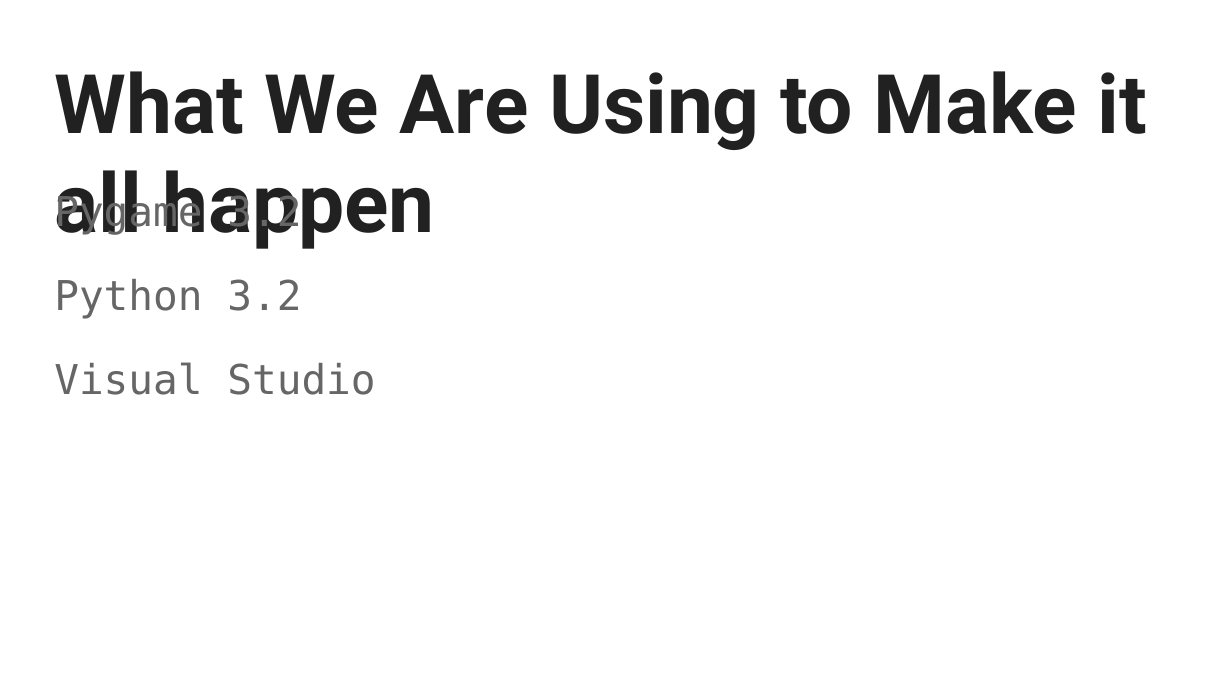
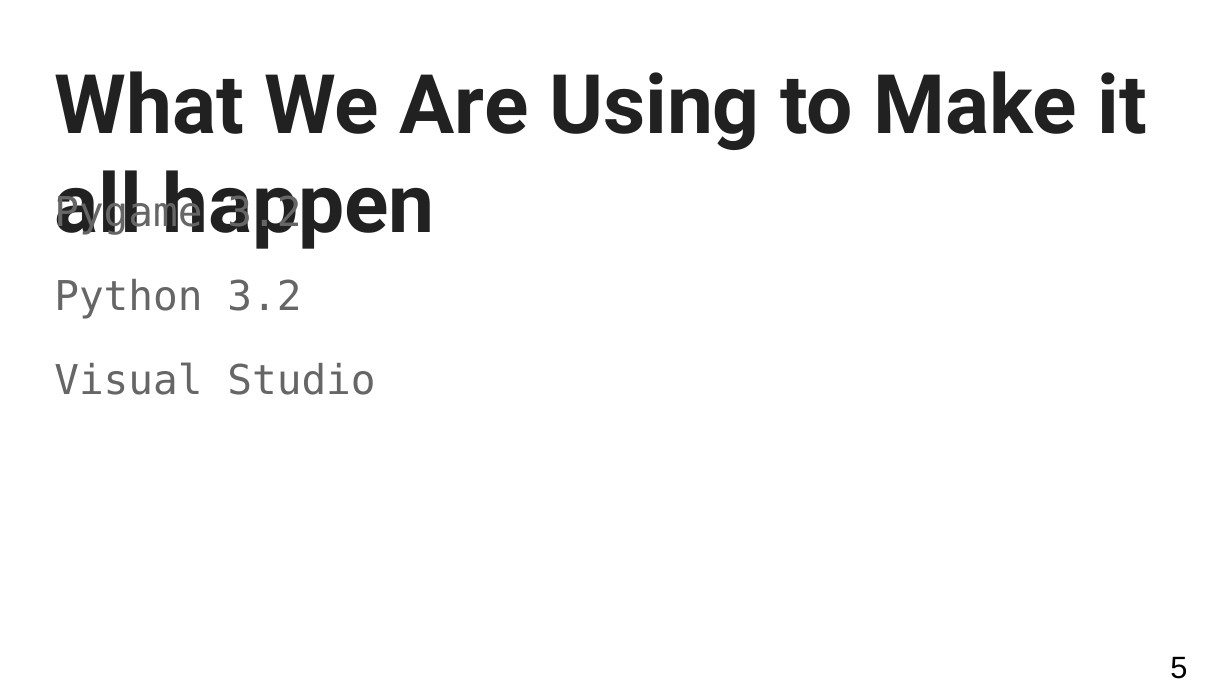
Before and after one commit to drexel-game-devs/Project_Folder, a slide deck: slide 5 of Labs/L3/Project Proposal.pptx. Drawn at 1232x693 pixels with LibreOffice and Linux fonts; fonts in the diff are those of the drawing. Boxes give left, top, right and bottom in pixels: in the first picture for what was removed or moved away, otherwise in the second. Text is boxed around its words. In the diff, an @@ line names an element or a change of style, - is before the commit and + after.

```diff
--- a/Labs/L3/Project Proposal.pptx
+++ b/Labs/L3/Project Proposal.pptx
@@ page number added at bbox=[1170, 656, 1187, 679], 18 pt, text #000000 @@
+5
```
Also in this commit, not shown: 3 other slides changed, 5 slides added, 1 slide removed.
